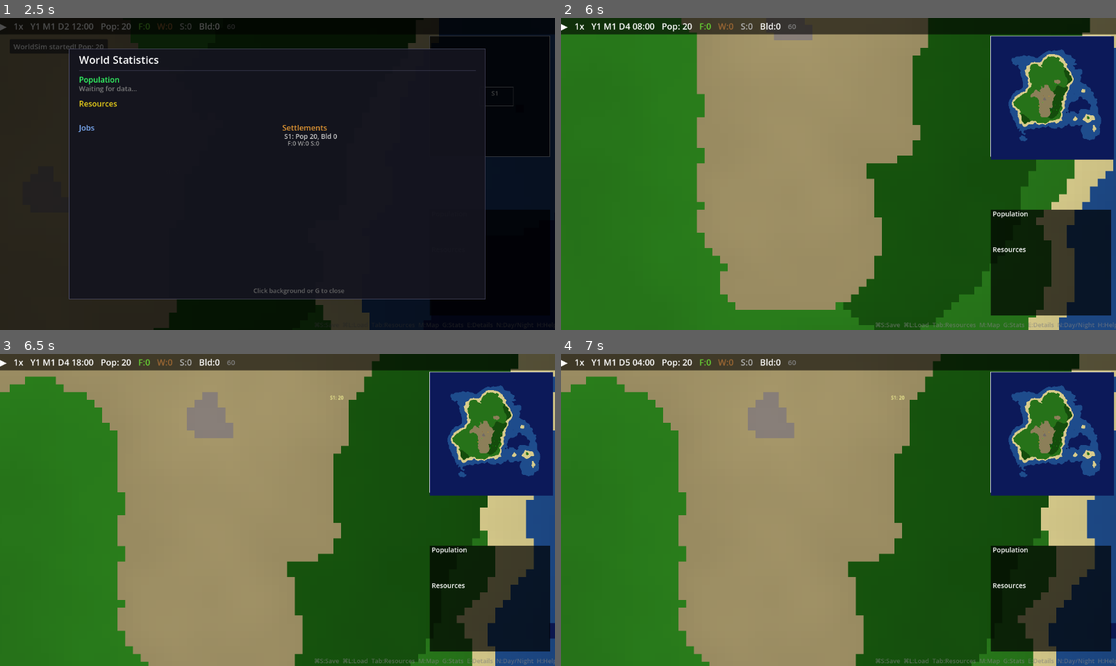
Above: before the commit, frames 1-4 (two rows, left to right).
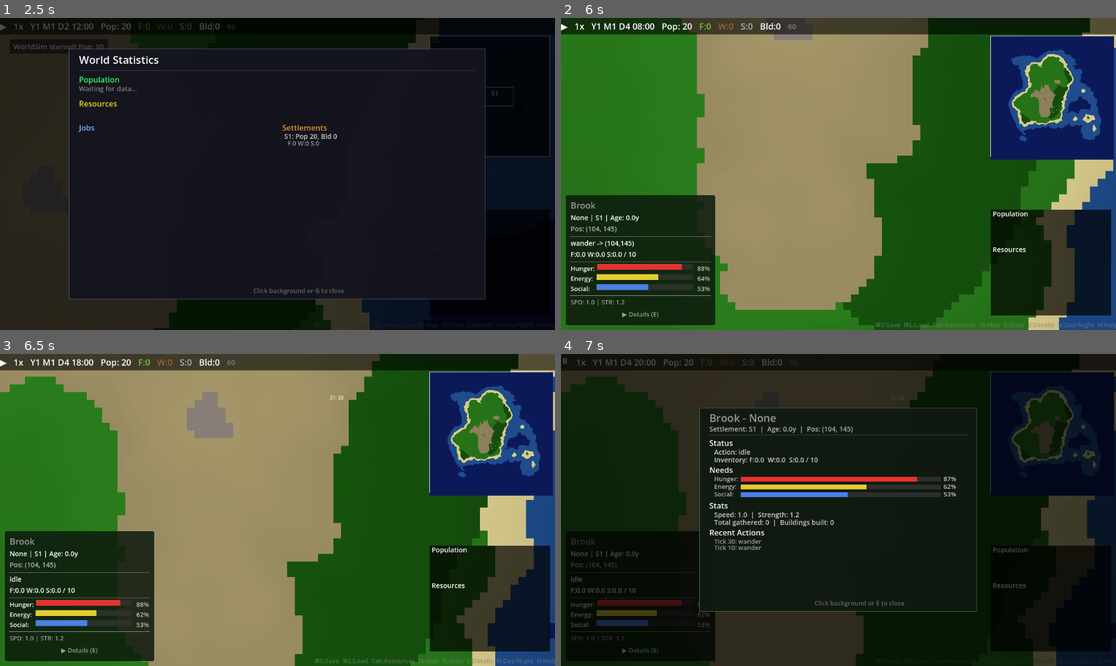
Above: after the commit, the same moments.

Repository: hyunlord/new-world
Game: Godot game, scene res://scenes/main/main.tscn
Two runs of this game, one before a commit and one after it. Both use one fixed random seed, a clock stepped at 60 frames per second and the inputs below.
Inputs (mouse positions are in pixels of both pictures, inside the frame that each line leads up to):
- Up to frame 1 (2.5 s): tap Enter at 0.5 s; drag from (488, 96) to (333, 105) at 0.52 s; drag from (488, 261) to (249, 236) at 1.27 s; tap Space at 2 s; move the mouse to (333, 105) at 2.02 s; hold D from 2.03 s (still down); tap Tab at 2.1 s
- Up to frame 2 (6 s): release D at 2.75 s; drag from (810, 236) to (672, 127) at 2.77 s; tap Enter at 3.5 s; move the mouse to (1005, 220) at 3.52 s; hold A 3.53-4.25 s; tap G at 3.6 s; tap Space at 3.77, 5 s; drag from (672, 127) to (755, 96) at 4.27 s; move the mouse to (866, 174) at 5.02 s; hold S 5.03-5.75 s; tap N at 5.1 s; click (866, 174) at 5.17 s; drag from (755, 96) to (727, 189) at 5.77 s
- Up to frame 3 (6.5 s): no input
- Up to frame 4 (7 s): click (638, 650) at 6.5 s, where only the run after the commit has a clickable "▶ Details (E)"

Frame 1 is identical in both runs. In frame 2, 11% of the frame differs, in the area x 0-91%, y 20-99%; in frame 3, 11%; in frame 4, 96%, in the area x 0-100%, y 0-100%.

Commit message:
feat: add EmotionSystem, AgeSystem, and age restrictions (T-1080)
EmotionSystem (priority 32): daily emotion updates for happiness,
loneliness, stress, grief, love based on needs/personality/proximity.
AgeSystem (priority 48): stage transitions with toast notifications.
Age restrictions: child (wander/rest/socialize only, 50% speed),
teen (gatherer only, 50% efficiency, 80% speed), elder (no build,
50% gather efficiency, 67% speed).

Co-Authored-By: Claude Opus 4.6 <noreply@anthropic.com>

Diff:
--- a/scenes/main/main.gd
+++ b/scenes/main/main.gd
@@ -22,6 +22,8 @@
 const StatsRecorder = preload("res://scripts/systems/stats_recorder.gd")
 const RelationshipManagerScript = preload("res://scripts/core/relationship_manager.gd")
 const SocialEventSystem = preload("res://scripts/systems/social_event_system.gd")
+const EmotionSystem = preload("res://scripts/systems/emotion_system.gd")
+const AgeSystem = preload("res://scripts/systems/age_system.gd")
 
 var sim_engine: RefCounted
 var world_data: RefCounted
@@ -46,6 +48,8 @@
 var population_system: RefCounted
 var migration_system: RefCounted
 var social_event_system: RefCounted
+var emotion_system: RefCounted
+var age_system: RefCounted
 
 @onready var world_renderer: Sprite2D = $WorldRenderer
 @onready var entity_renderer: Node2D = $EntityRenderer
@@ -123,6 +127,12 @@
 
 	migration_system = MigrationSystem.new()
 	migration_system.init(entity_manager, building_manager, settlement_manager, world_data, resource_map, sim_engine.rng)
+
+	emotion_system = EmotionSystem.new()
+	emotion_system.init(entity_manager)
+
+	age_system = AgeSystem.new()
+	age_system.init(entity_manager)
 
 	social_event_system = SocialEventSystem.new()
 	social_event_system.init(entity_manager, relationship_manager, sim_engine.rng)
@@ -139,7 +149,9 @@
 	sim_engine.register_system(gathering_system)          # priority 25
 	sim_engine.register_system(construction_system)       # priority 28
 	sim_engine.register_system(movement_system)           # priority 30
+	sim_engine.register_system(emotion_system)            # priority 32
 	sim_engine.register_system(social_event_system)       # priority 37
+	sim_engine.register_system(age_system)                # priority 48
 	sim_engine.register_system(population_system)         # priority 50
 	sim_engine.register_system(migration_system)          # priority 60
 	sim_engine.register_system(stats_recorder)            # priority 90
--- a/scripts/ai/behavior_system.gd
+++ b/scripts/ai/behavior_system.gd
@@ -47,6 +47,15 @@
 	var hunger_deficit: float = 1.0 - entity.hunger
 	var energy_deficit: float = 1.0 - entity.energy
 	var social_deficit: float = 1.0 - entity.social
+	var stage: String = entity.age_stage
+
+	# Child: wander, rest, socialize only
+	if stage == "child":
+		return {
+			"wander": 0.3 + _rng.randf() * 0.1,
+			"rest": _urgency_curve(energy_deficit) * 1.2,
+			"socialize": _urgency_curve(social_deficit) * 0.8,
+		}
 
 	var scores: Dictionary = {
 		"wander": 0.2 + _rng.randf() * 0.1,
@@ -55,6 +64,11 @@
 		"socialize": _urgency_curve(social_deficit) * 0.8,
 	}
 
+	# Teen: gather_food only (no wood/stone/build)
+	if stage == "teen":
+		scores.erase("gather_wood")
+		scores.erase("gather_stone")
+
 	# ── Hunger override: ALL jobs prioritize food when starving ──
 	if entity.hunger < 0.3:
 		scores["gather_food"] = 1.0
@@ -62,15 +76,15 @@
 		if entity.inventory.get("food", 0.0) > 0.5:
 			scores["gather_food"] = 0.5  # lower because auto-eat handles it
 
-	# Resource gathering (requires resource_map)
-	if _resource_map != null:
+	# Resource gathering (requires resource_map) — teens cannot gather wood/stone
+	if _resource_map != null and stage != "teen":
 		if _has_nearby_resource(entity.position, GameConfig.ResourceType.WOOD, 15):
 			scores["gather_wood"] = 0.3 + _rng.randf() * 0.1
 		if _has_nearby_resource(entity.position, GameConfig.ResourceType.STONE, 15):
 			scores["gather_stone"] = 0.2 + _rng.randf() * 0.1
 
-	# Building-related actions (requires building_manager)
-	if _building_manager != null:
+	# Building-related actions (requires building_manager) — adults only
+	if _building_manager != null and stage == "adult":
 		var sid: int = entity.settlement_id
 		# Deliver to stockpile — gradual threshold
 		var carry: float = entity.get_total_carry()
--- /dev/null
+++ b/scripts/systems/age_system.gd
@@ -0,0 +1,52 @@
+extends "res://scripts/core/simulation_system.gd"
+
+## Checks age stage transitions and emits growth notifications.
+## Runs every 50 ticks (~4 days).
+
+var _entity_manager: RefCounted
+
+
+func _init() -> void:
+	system_name = "aging"
+	priority = 48
+	tick_interval = 50
+
+
+func init(entity_manager: RefCounted) -> void:
+	_entity_manager = entity_manager
+
+
+func execute_tick(tick: int) -> void:
+	var alive: Array = _entity_manager.get_alive_entities()
+	for i in range(alive.size()):
+		var entity: RefCounted = alive[i]
+		var new_stage: String = GameConfig.get_age_stage(entity.age)
+		if new_stage != entity.age_stage:
+			var old_stage: String = entity.age_stage
+			entity.age_stage = new_stage
+			_on_stage_changed(entity, old_stage, new_stage, tick)
+
+
+func _on_stage_changed(entity: RefCounted, old_stage: String, new_stage: String, tick: int) -> void:
+	var age_years: float = GameConfig.get_age_years(entity.age)
+	emit_event("age_stage_changed", {
+		"entity_id": entity.id,
+		"entity_name": entity.entity_name,
+		"from_stage": old_stage,
+		"to_stage": new_stage,
+		"age_years": age_years,
+		"tick": tick,
+	})
+	match new_stage:
+		"teen":
+			SimulationBus.emit_signal("ui_notification",
+				"%s grew up (teen, %.0fy)" % [entity.entity_name, age_years], "growth")
+		"adult":
+			SimulationBus.emit_signal("ui_notification",
+				"%s is now adult (%.0fy)" % [entity.entity_name, age_years], "growth")
+		"elder":
+			SimulationBus.emit_signal("ui_notification",
+				"%s became elder (%.0fy)" % [entity.entity_name, age_years], "growth")
+			# Elders can't be builders — clear for reassignment
+			if entity.job == "builder":
+				entity.job = "none"
--- a/scripts/systems/construction_system.gd
+++ b/scripts/systems/construction_system.gd
@@ -17,6 +17,9 @@
 	for i in range(entities.size()):
 		var entity = entities[i]
 		if entity.current_action != "build":
+			continue
+		# Only adults can build
+		if entity.age_stage != "adult":
 			continue
 
 		var tx: int = entity.action_target.x
--- /dev/null
+++ b/scripts/systems/emotion_system.gd
@@ -0,0 +1,94 @@
+extends "res://scripts/core/simulation_system.gd"
+
+## Updates emotion values daily based on needs, proximity, and personality.
+## Runs once per day (12 ticks).
+
+var _entity_manager: RefCounted
+
+
+func _init() -> void:
+	system_name = "emotions"
+	priority = 32
+	tick_interval = 12  # Once per game day
+
+
+func init(entity_manager: RefCounted) -> void:
+	_entity_manager = entity_manager
+
+
+func execute_tick(_tick: int) -> void:
+	var alive: Array = _entity_manager.get_alive_entities()
+	for i in range(alive.size()):
+		var entity: RefCounted = alive[i]
+		_update_happiness(entity)
+		_update_loneliness(entity)
+		_update_stress(entity)
+		_update_grief(entity)
+		_update_love(entity)
+
+
+func _update_happiness(entity: RefCounted) -> void:
+	var target: float = (entity.hunger + entity.energy + entity.social) / 3.0
+	entity.emotions["happiness"] = lerpf(entity.emotions.get("happiness", 0.5), target, 0.1)
+
+
+func _update_loneliness(entity: RefCounted) -> void:
+	var loneliness: float = entity.emotions.get("loneliness", 0.0)
+	if entity.social < 0.3:
+		loneliness += 0.02
+	# Check family/partner nearby (within 3 tiles)
+	var has_close_family: bool = false
+	if entity.partner_id != -1:
+		var partner: RefCounted = _entity_manager.get_entity(entity.partner_id)
+		if partner != null and partner.is_alive:
+			var dx: int = absi(entity.position.x - partner.position.x)
+			var dy: int = absi(entity.position.y - partner.position.y)
+			if dx <= 3 and dy <= 3:
+				has_close_family = true
+	if not has_close_family:
+		for j in range(entity.parent_ids.size()):
+			var parent: RefCounted = _entity_manager.get_entity(entity.parent_ids[j])
+			if parent != null and parent.is_alive:
+				var dx: int = absi(entity.position.x - parent.position.x)
+				var dy: int = absi(entity.position.y - parent.position.y)
+				if dx <= 3 and dy <= 3:
+					has_close_family = true
+					break
+	if has_close_family:
+		loneliness -= 0.05
+	entity.emotions["loneliness"] = clampf(loneliness, 0.0, 1.0)
+
+
+func _update_stress(entity: RefCounted) -> void:
+	var stress: float = entity.emotions.get("stress", 0.0)
+	var stability: float = entity.personality.get("emotional_stability", 0.5)
+	if entity.hunger < 0.2:
+		stress += 0.03
+	else:
+		stress -= 0.01 * stability
+	entity.emotions["stress"] = clampf(stress, 0.0, 1.0)
+
+
+func _update_grief(entity: RefCounted) -> void:
+	var grief: float = entity.emotions.get("grief", 0.0)
+	var stability: float = entity.personality.get("emotional_stability", 0.5)
+	grief -= 0.002 * stability
+	entity.emotions["grief"] = clampf(grief, 0.0, 1.0)
+
+
+func _update_love(entity: RefCounted) -> void:
+	var love: float = entity.emotions.get("love", 0.0)
+	if entity.partner_id != -1:
+		var partner: RefCounted = _entity_manager.get_entity(entity.partner_id)
+		if partner != null and partner.is_alive:
+			var dx: int = absi(entity.position.x - partner.position.x)
+			var dy: int = absi(entity.position.y - partner.position.y)
+			if dx <= 3 and dy <= 3:
+				love += 0.03
+			else:
+				love -= 0.01
+		else:
+			love -= 0.01
+	else:
+		love -= 0.01
+	entity.emotions["love"] = clampf(love, 0.0, 1.0)
--- a/scripts/systems/gathering_system.gd
+++ b/scripts/systems/gathering_system.gd
@@ -37,11 +37,19 @@
 		if available < 0.5:
 			continue
 
+		# Age restriction: children can't gather
+		if entity.age_stage == "child":
+			continue
+
 		var remaining_cap: float = GameConfig.MAX_CARRY - entity.get_total_carry()
 		if remaining_cap <= 0.0:
 			continue
 
-		var amount: float = minf(GameConfig.GATHER_AMOUNT * entity.speed, minf(available, remaining_cap))
+		# Age efficiency: teen and elder gather at 50%
+		var age_efficiency: float = 1.0
+		if entity.age_stage == "teen" or entity.age_stage == "elder":
+			age_efficiency = 0.5
+		var amount: float = minf(GameConfig.GATHER_AMOUNT * entity.speed * age_efficiency, minf(available, remaining_cap))
 		var harvested: float = _resource_map.harvest(x, y, res_type, amount)
 		if harvested > 0.0:
 			entity.add_item(res_name, harvested)
--- a/scripts/systems/job_assignment_system.gd
+++ b/scripts/systems/job_assignment_system.gd
@@ -23,6 +23,11 @@
 	var unassigned: Array = []
 	for i in range(entities.size()):
 		var entity = entities[i]
+		# Children get no job
+		if entity.age_stage == "child":
+			if entity.job != "none":
+				entity.job = "none"
+			continue
 		if entity.job == "none":
 			unassigned.append(entity)
 		elif job_counts.has(entity.job):
@@ -34,7 +39,21 @@
 	# Assign most-needed job to each unassigned entity
 	for i in range(unassigned.size()):
 		var entity = unassigned[i]
+		# Teen: gatherer only
+		if entity.age_stage == "teen":
+			entity.job = "gatherer"
+			job_counts["gatherer"] = job_counts.get("gatherer", 0) + 1
+			emit_event("job_assigned", {
+				"entity_id": entity.id,
+				"entity_name": entity.entity_name,
+				"job": "gatherer",
+				"tick": tick,
+			})
+			continue
 		var best_job: String = _find_most_needed_job(ratios, job_counts, alive_count)
+		# Elder: no builder
+		if entity.age_stage == "elder" and best_job == "builder":
+			best_job = "gatherer"
 		entity.job = best_job
 		job_counts[best_job] = job_counts.get(best_job, 0) + 1
 		emit_event("job_assigned", {
--- a/scripts/systems/movement_system.gd
+++ b/scripts/systems/movement_system.gd
@@ -35,6 +35,22 @@
 			entity.action_target = Vector2i(-1, -1)
 			entity.cached_path = []
 			entity.path_index = 0
+			continue
+
+		# Age-based movement speed reduction (skip some movement ticks)
+		# child=50%, teen=80%, elder=~67%
+		var skip_move: bool = false
+		match entity.age_stage:
+			"child":
+				if (tick + entity.id) % 2 == 0:
+					skip_move = true
+			"teen":
+				if (tick + entity.id) % 5 == 0:
+					skip_move = true
+			"elder":
+				if (tick + entity.id) % 3 == 0:
+					skip_move = true
+		if skip_move:
 			continue
 
 		# Skip movement for rest/idle or if already at target
Not shown, changed: docs/CHANGELOG.md
Not shown, changed: docs/SYSTEMS.md
